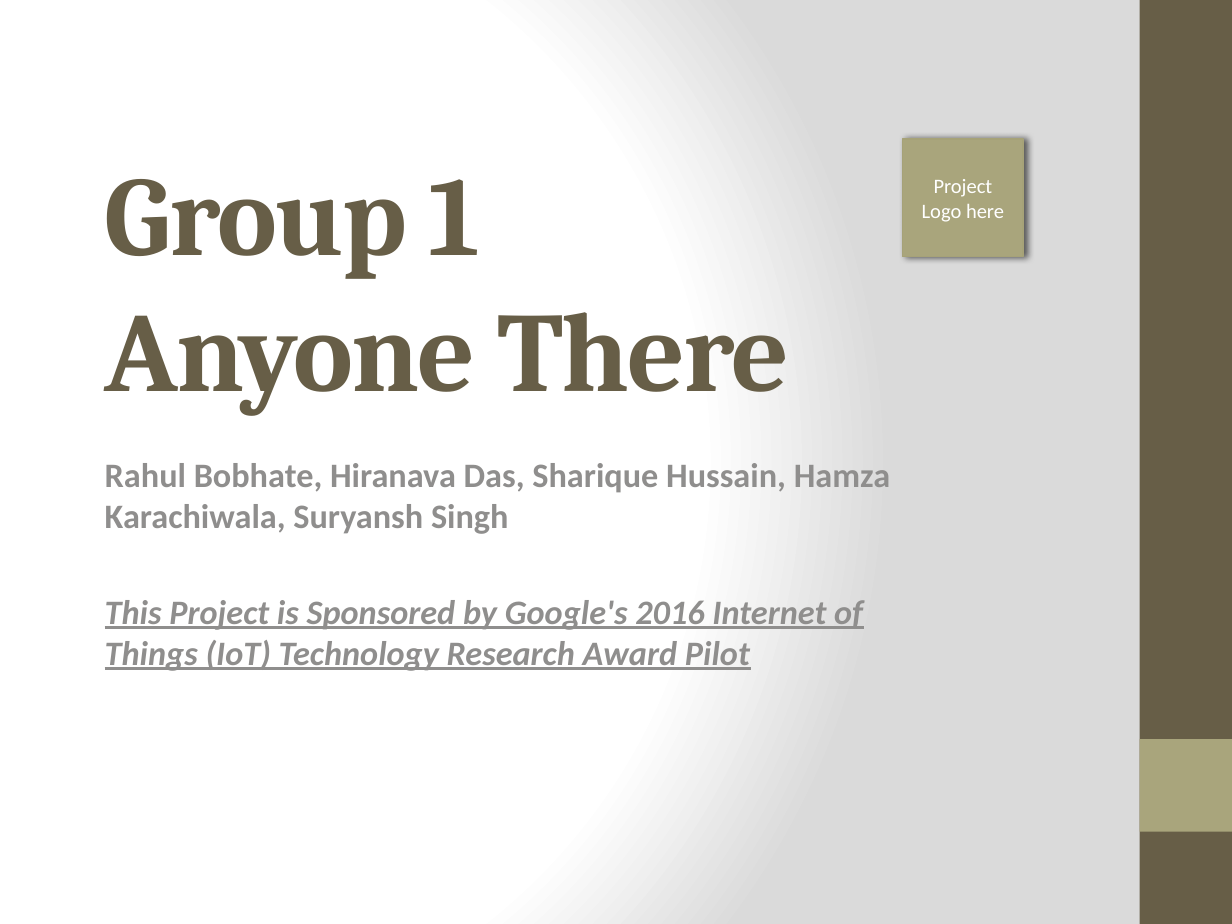
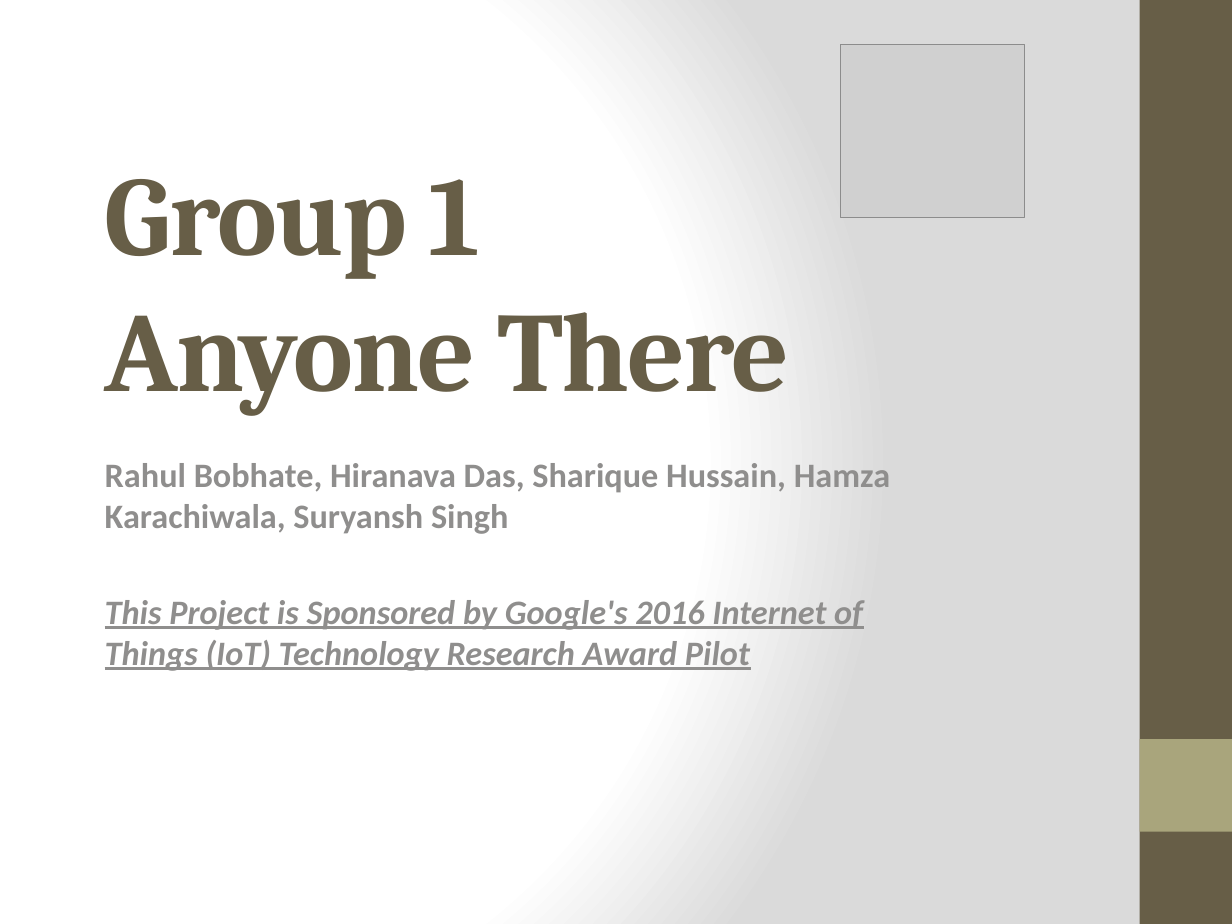
Before and after one commit to IoThingers/TermProject, a slide deck: slide 1 of FinalPresentation.pptx. Drawn at 1232x924 pixels with LibreOffice and Linux fonts; fonts in the diff are those of the drawing; grey boxes stand for pictures; background and template pictures are left out. Boxes give left, top, right and bottom in pixels: in the first picture for what was removed or moved away, otherwise in the second. Text is boxed around its words. In the diff, an @@ line names an element or a change of style, - is before the commit and + after.

```diff
--- a/FinalPresentation.pptx
+++ b/FinalPresentation.pptx
@@ picture added at (840, 44, 1025, 218) @@
@@ rectangle removed at (903, 139, 1024, 256) @@
-Project Logo here
```
Also in this commit, not shown: 3 other slides changed, 1 other file.
